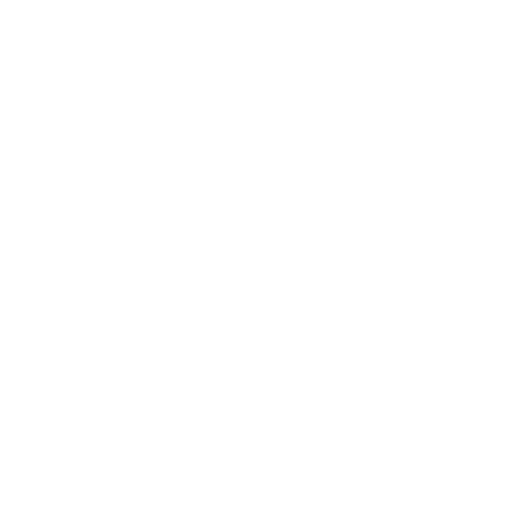
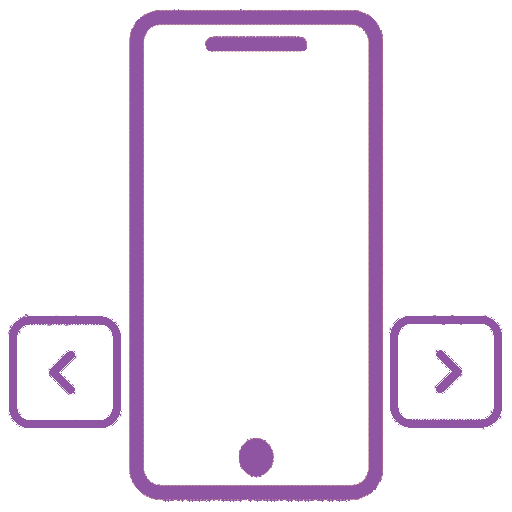
Two versions of the same layered image (w=512, h=512). Layer-by-layer changes:
showed "Two Hand Mode", painted on it over (x1=7, y1=9, x2=503, y2=502)
